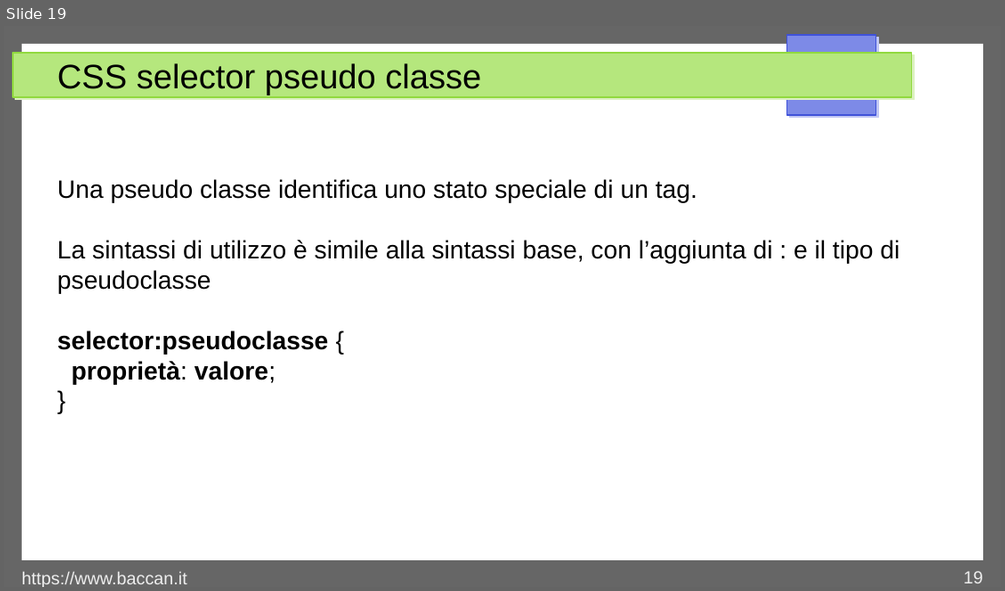
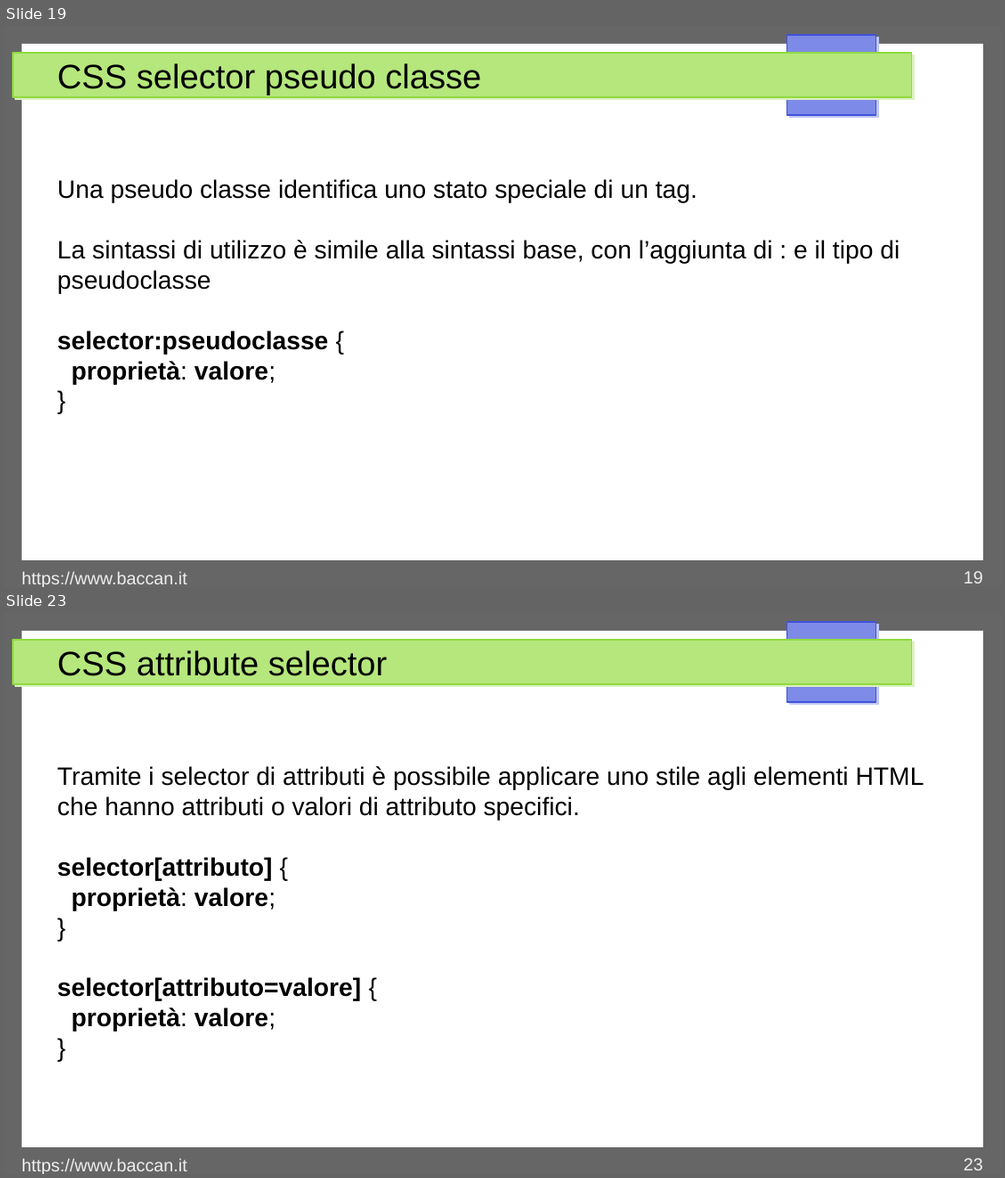
Before and after one commit to matteobaccan/CorsoCSS, a slide deck: Chapter_css.odp. Shown one above the other, each under a label of ours: slide 19 before the commit, slides 19 and 23 after it; the slides between them are not shown. The pictures are 1005x591 and 1005x1178 pixels, drawn with LibreOffice and Linux fonts; fonts in the diff are those of the drawing. Boxes give left, top, right and bottom in pixels: in the first picture for what was removed or moved away, otherwise in the second. Text is boxed around its words. In the diff, an @@ line names an element or a change of style, - is before the commit and + after.

Commit message:
Selector

```diff
--- a/Chapter_css.odp
+++ b/Chapter_css.odp
@@ slide 23 added at <box>4,613,1001,1174</box>, background #FFFFFF; not listed: 4 template elements that a slide beside it also shows @@
@@ title added at <box>57,650,387,676</box>, 27 pt, text #000000 @@
+CSS attribute selector
@@ text added at <box>57,766,924,1031</box>, 20 pt, text #000000 @@
+Tramite i selector di attributi è possibile applicare uno stile agli elementi HTML che hanno attributi o valori di attributo specifici.
+selector[attributo] {
+proprietà: valore;
+}
+selector[attributo=valore] {
+proprietà: valore;
+}
@@ text added at <box>22,1158,187,1174</box>, 14 pt, text #EEEEEE @@
+https://www.baccan.it
@@ page number added at <box>963,1158,983,1170</box>, 14 pt, text #EEEEEE @@
+23
```
Also in this commit, not shown: 2 slides changed, 5 other slides added, 1 slide removed, 6 other files.
